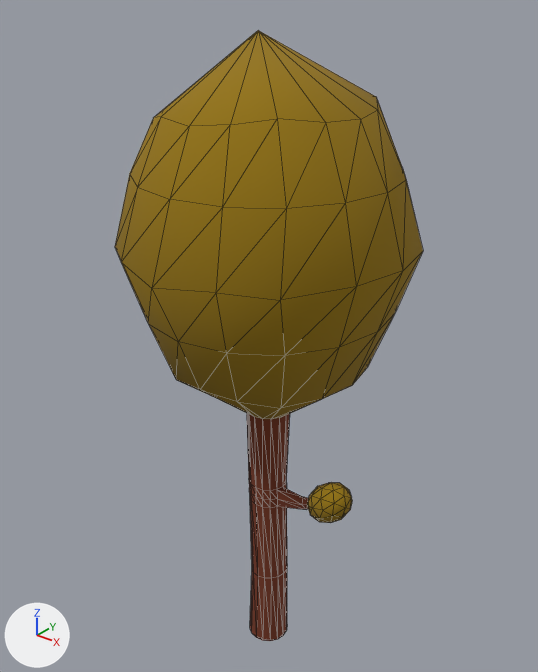
A saved change to the glTF model assets/models/foliage/tree_scatter_1.gltf.
One viewpoint serves both versions: a 50 mm lens placed at (7.28, -9.09, 12.51), pointed at (-0.25, 0.33, 6.67). Lighting does not change. The marker at lower left points along +X, +Y and +Z. Mesh edges are drawn as thin lines. Vertices at the same position are counted once.

Names of what the first picture shows: 'Tree'.
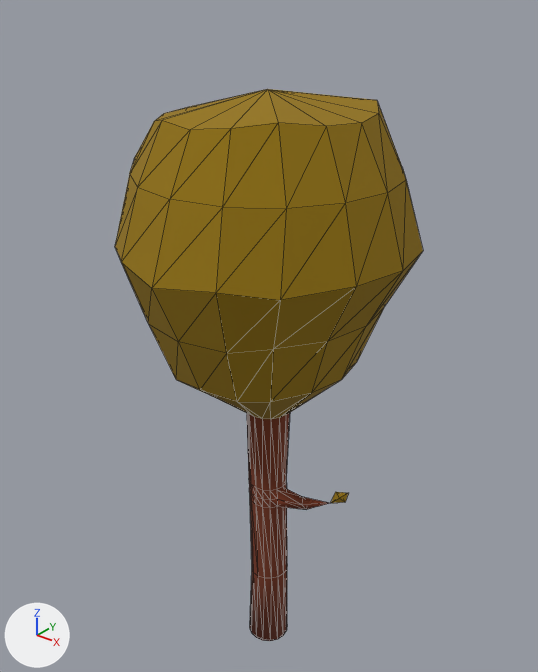
Scene script edits in JSON lines:
```json
{"block": "me_cylinder", "where": "# used by ob_tree; location = (0.0, 0.0, 0.0)"}
{"block": "me_cylinder", "where": "# verts and faces of me_cylinder; kept vertices keep their numbers, new ones are numbered from 224"}
{"block": "me_cylinder", "where": "# before: 94 (1.74, -0.49, 4.43)"}
{"block": "me_cylinder", "where": "# before: 102 (1.74, 0.0, 6.51) at pixel (352, 385), 103 (2.14, 0.0, 7.59) at pixel (377, 331), 110 (1.98, -0.82, 7.59) at pixel (338, 347), 111 (1.61, -0.67, 6.51) at pixel (321, 399), 132 (1.23, 1.23, 6.47)"}
{"block": "me_cylinder", "where": "# before: 133 (1.52, 1.52, 7.59), 140 (1.98, 0.82, 7.59) at pixel (395, 312), 141 (1.61, 0.67, 6.51) at pixel (367, 367), 175 (1.52, -1.52, 7.59) at pixel (284, 355), 176 (1.23, -1.23, 6.47) at pixel (280, 408)"}
{"op": "remove", "block": "me_cylinder", "code": "me_cylinder.from_pydata(...)  # 224 vertices, 440 faces; spans x -2.49..2.49, y -2.49..2.49, z 0.0..11.78"}
{"op": "add", "block": "me_cylinder", "code": "me_cylinder.from_pydata(...)  # 187 vertices, 368 faces; spans x -2.61..2.49, y -2.49..2.49, z 0.0..10.97"}
{"block": "me_cylinder", "change": "me_cylinder part 1: the loose piece of 42 vertices spanning x 1.27..2.16, y -0.85..-0.11, z 3.96..4.89 is deleted"}
{"block": "me_cylinder", "change": "me_cylinder part 2"}
{"op": "add", "block": "me_cylinder", "code": "verts[224] = (1.83, -0.49, 4.72)  # pixel (335, 491)"}
{"op": "add", "block": "me_cylinder", "code": "verts[225] = (2.09, -0.49, 4.81)  # pixel (348, 492)"}
{"op": "add", "block": "me_cylinder", "code": "verts[226] = (2.04, -0.49, 4.6)  # pixel (345, 502)"}
{"op": "add", "block": "me_cylinder", "code": "verts[227] = (1.94, -0.53, 4.65)  # pixel (339, 498)"}
{"op": "add", "block": "me_cylinder", "code": "verts[228] = (1.94, -0.45, 4.66)"}
{"op": "add", "block": "me_cylinder", "code": "faces += [(94, 227, 224), (224, 227, 225), (225, 227, 226), (94, 226, 227), (224, 225, 228), (94, 224, 228)]  # mat_green (yellow #957503)"}
{"op": "add", "block": "me_cylinder", "code": "faces += [(225, 226, 228), (94, 228, 226)]  # mat_green (yellow #957503)"}
{"block": "me_cylinder", "change": "me_cylinder part 3"}
{"block": "me_cylinder", "change": "10 vertices in x -1.72..1.64, y -1.74..1.74, z 10.59..10.74 move by (0.02, 0.0, -0.05)"}
{"block": "me_cylinder", "change": "13 vertices move from x -2.49..1.13, y -1.61..1.76, z 8.6..11.78 to x -2.61..1.15, y -1.61..1.73, z 8.57..10.97"}
{"block": "me_cylinder", "change": "me_cylinder part 4"}
{"op": "add", "block": "me_cylinder", "code": "for i in [102, 103, 110, 111, 132, 140]: verts[i] += (-0.21, 0.01, 0.03)"}
{"op": "add", "block": "me_cylinder", "code": "verts[133] = (1.3, 1.52, 7.62)  # moved"}
{"op": "add", "block": "me_cylinder", "code": "verts[141] = (1.4, 0.67, 6.54)  # moved, pixel (356, 362)"}
{"op": "add", "block": "me_cylinder", "code": "verts[176] = (1.02, -1.23, 6.5)  # moved, pixel (270, 402)"}
{"op": "add", "block": "me_cylinder", "code": "verts[175] = (1.3, -1.51, 7.62)  # moved, pixel (273, 349)"}
```

Where the change shows, as pixel boxes (x1, y1, x2, y2) in the pictures (538 x 672 px; the box of a moved part takes in the faces that stretch with it):
```json
{"object": "Tree", "change": "reshaped", "before": [115, 30, 423, 641], "after": [115, 89, 423, 641], "on screen": "10% shorter"}
{"part": 1, "of": "me_cylinder", "change": "deleted", "before": [307, 483, 352, 523], "on screen": "yellow"}
{"part": 2, "of": "me_cylinder", "change": "added", "after": [331, 492, 348, 503]}
{"part": 3, "of": "me_cylinder", "change": "moved or reshaped", "before": [130, 30, 406, 209], "after": [130, 89, 406, 209]}
{"part": 4, "of": "me_cylinder", "change": "moved or reshaped", "before": [227, 251, 423, 419], "after": [227, 252, 422, 419]}
```
